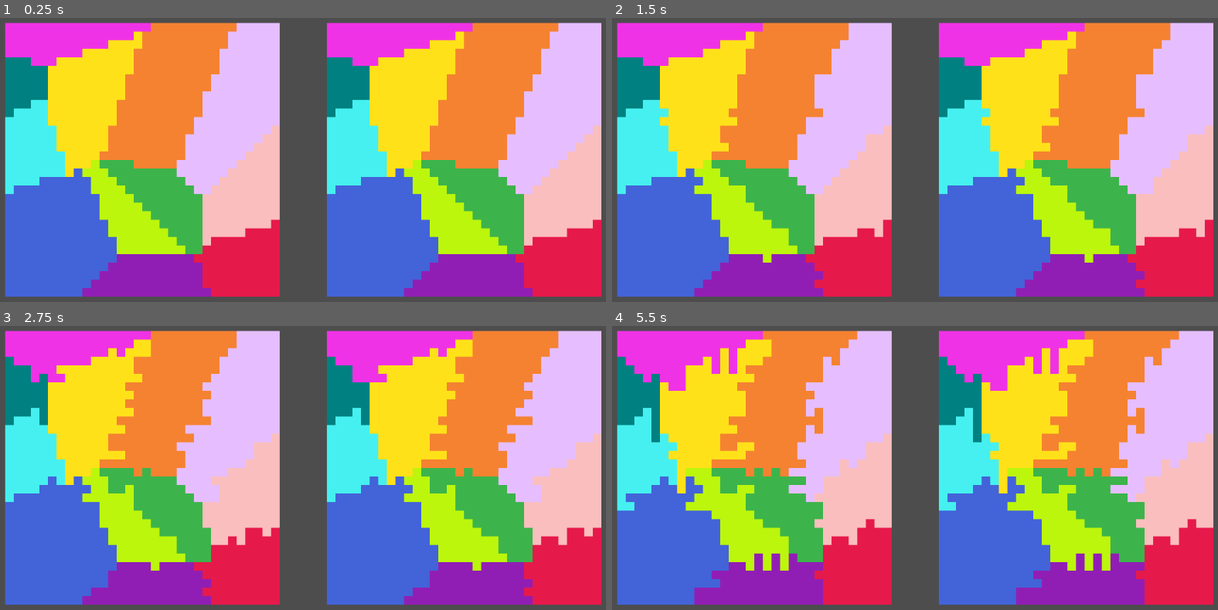
Above: before the commit, frames 1-4 (two rows, left to right).
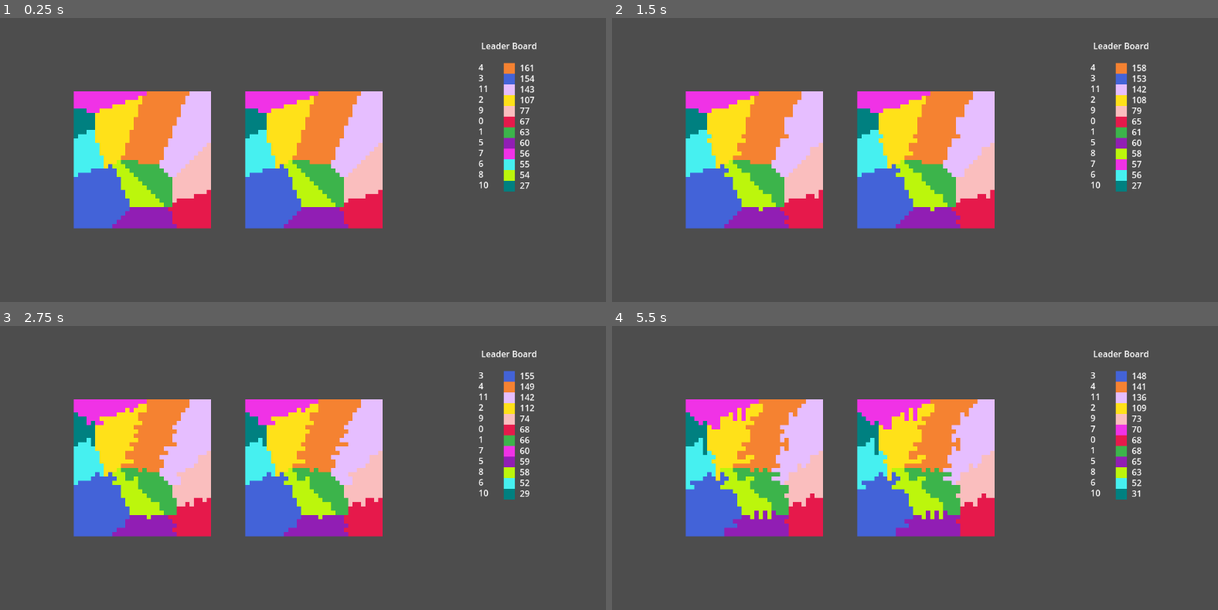
Above: after the commit, the same moments.

Repository: DeclanHarty/RedistrictingProject
Game: Godot game, scene res://main_scene.tscn
Two runs of this game, one before a commit and one after it. Both use one fixed random seed, a clock stepped at 60 frames per second and the inputs below. Before the commit the project has no main scene; this scene is started directly in both runs.
Inputs:
- Up to frame 1 (0.25 s): no input
- Up to frame 2 (1.5 s): tap Enter at 0.5 s
- Up to frame 3 (2.75 s): no input
- Up to frame 4 (5.5 s): no input

The runs differ from the first frame. In frame 1, 87% of the frame differs, in the area x 0-100%, y 1-99%; in frame 2, 87%; in frame 3, 87%; in frame 4, 87%.

Commit message:
Finished Basic Leaderboard

Diff:
--- /dev/null
+++ b/UI Elements/LeaderBoardRecord.tscn
@@ -0,0 +1,37 @@
+[gd_scene load_steps=3 format=3 uid="uid://0doh5tbfxndm"]
+
+[ext_resource type="Script" uid="uid://cnbxd2ik4eqbm" path="res://UI Elements/leader_board_record.gd" id="1_xmmfl"]
+
+[sub_resource type="ImageTexture" id="ImageTexture_svqer"]
+
+[node name="LeaderBoardRecord" type="Control"]
+layout_mode = 3
+anchors_preset = 15
+anchor_right = 1.0
+anchor_bottom = 1.0
+grow_horizontal = 2
+grow_vertical = 2
+script = ExtResource("1_xmmfl")
+
+[node name="DistrictNumber" type="RichTextLabel" parent="."]
+layout_mode = 0
+offset_right = 40.0
+offset_bottom = 23.0
+text = "Num
+"
+
+[node name="DistrictColor" type="TextureRect" parent="."]
+layout_mode = 0
+offset_left = 47.0
+offset_top = 4.0
+offset_right = 68.0
+offset_bottom = 24.0
+texture = SubResource("ImageTexture_svqer")
+
+[node name="DistrictSize" type="RichTextLabel" parent="."]
+layout_mode = 0
+offset_left = 77.0
+offset_top = 1.0
+offset_right = 117.0
+offset_bottom = 41.0
+text = "Num"
--- /dev/null
+++ b/UI Elements/leader_board_record.gd
@@ -0,0 +1,24 @@
+extends Control
+
+var district_number_field
+var district_color_field
+var district_size_field
+
+func _ready():
+	district_number_field = $DistrictNumber
+	district_color_field = $DistrictColor
+	district_size_field = $DistrictSize
+
+
+
+func set_record(district_number, district_color, district_size):
+	district_number_field.text = str(district_number)
+
+	var district_image = Image.create_empty(1,1, true, Image.FORMAT_RGB8)
+	district_image.fill(district_color)
+	district_color_field.texture = ImageTexture.create_from_image(district_image)
+
+	district_size_field.text = str(district_size)
+
+func set_district_size(district_size):
+	district_size_field.text = str(district_size)
--- a/diagram_creator.gd
+++ b/diagram_creator.gd
@@ -1,8 +1,9 @@
 extends Node2D
 
 const COLORS = ['#e6194b', '#3cb44b', '#ffe119', '#4363d8', '#f58231', '#911eb4', '#46f0f0', '#f032e6', '#bcf60c', '#fabebe', '#008080', '#e6beff', '#9a6324', '#fffac8', '#800000', '#aaffc3', '#808000', '#ffd8b1', '#000075', '#808080']
-const CANVAS_WIDTH = 32
-const CANVAS_HEIGHT = 32
+
+@export var CANVAS_WIDTH = 64
+var CANVAS_HEIGHT = CANVAS_WIDTH
 const MOORES_NEIGHBORS = [Vector2i(0,1), Vector2i(1,1),  Vector2i(1,0), Vector2i(1,-1), Vector2i(0,-1), Vector2i(-1,-1), Vector2i(-1,0), Vector2i(-1,1)]
 const CARDINAL_DIRECTIONS = [Vector2i(0,1), Vector2i(0,-1), Vector2i(1,0), Vector2i(-1,0)]
 @export var NUMBER_OF_DISTRICTS = 12
@@ -36,6 +37,7 @@
 
 var BEST_RESULT_SPRITE
 var CURRENT_SPRITE
+var LEADERBOARD
 
 func _ready() -> void:
 	# Initialize the Working and Current Best Images and Textures
@@ -44,9 +46,19 @@
 	best_image = Image.new()
 	best_texture = ImageTexture.new()
 
+	CANVAS_HEIGHT = CANVAS_WIDTH
+
+
 	# Get sprite references
 	BEST_RESULT_SPRITE = $BestMap
 	CURRENT_SPRITE = $CurrentMap
+
+	#Get Leaderboard
+	LEADERBOARD = $Leaderboard
+
+
+	CURRENT_SPRITE.scale /= CANVAS_WIDTH
+	BEST_RESULT_SPRITE.scale /= CANVAS_WIDTH
 	# 2D Array of integers that represents the map where each integer
 	# indicates what district that tile belongs to
 	var district_map  = []
@@ -128,6 +140,14 @@
 	BEST_RESULT_SPRITE.texture = best_texture
 	BEST_RESULT_SPRITE.texture_filter = CanvasItem.TEXTURE_FILTER_NEAREST
 
+	#Get Info for Leaderboard
+	var leaderboard_data = working_state.get_leaderboard_data()
+
+	for i in range(NUMBER_OF_DISTRICTS):
+		leaderboard_data[i].append(COLORS[i])
+
+	LEADERBOARD.start_leaderboard(leaderboard_data)
+
 func _process(delta: float) -> void:
 	if (!running):
 		return
@@ -141,6 +161,10 @@
 		if(working_state.get_score() < best_state.get_score()):
 			print("Best Score : " + str(best_state.get_score()))
 			print("Working Score : " + str(working_state.get_score()))
+			var leaderboard_data = working_state.get_leaderboard_data()
+			for i in range(NUMBER_OF_DISTRICTS):
+				leaderboard_data[i].append(COLORS[i])
+			LEADERBOARD.update_leaderboard(leaderboard_data)
 			best_state.copy_from(working_state)
 
 
--- /dev/null
+++ b/leaderboard.gd
@@ -0,0 +1,28 @@
+extends Control
+
+@export var start_leaderboard_records_position : Vector2
+@export var distance_between_records : float
+@export var number_of_records : int
+
+@export var record_prefab : PackedScene
+
+var records = []
+
+func start_leaderboard(leaderboard_data):
+	leaderboard_data.sort_custom(leaderboard_record_sort)
+
+	for i in range(len(leaderboard_data)):
+		var instance = record_prefab.instantiate()
+		add_child(instance)
+		instance.position = start_leaderboard_records_position + Vector2(0, distance_between_records) * i
+		instance.set_record(leaderboard_data[i][0], leaderboard_data[i][2], leaderboard_data[i][1])
+		records.append(instance)
+
+func update_leaderboard(leaderboard_data):
+	leaderboard_data.sort_custom(leaderboard_record_sort)
+	for i in range(len(leaderboard_data)):
+		records[i].set_record(leaderboard_data[i][0], leaderboard_data[i][2], leaderboard_data[i][1])
+
+
+func leaderboard_record_sort(a, b):
+	return a[1] > b[1]
--- a/main_scene.tscn
+++ b/main_scene.tscn
@@ -1,16 +1,47 @@
-[gd_scene load_steps=2 format=3 uid="uid://bh4kj6gyx4jto"]
+[gd_scene load_steps=6 format=3 uid="uid://bh4kj6gyx4jto"]
 
 [ext_resource type="Script" uid="uid://bp85gl7yqabac" path="res://diagram_creator.gd" id="1_0f027"]
+[ext_resource type="Script" uid="uid://dm60nvo2jpqna" path="res://leaderboard.gd" id="2_gyfs4"]
+[ext_resource type="PackedScene" uid="uid://0doh5tbfxndm" path="res://UI Elements/LeaderBoardRecord.tscn" id="3_d5x1h"]
+
+[sub_resource type="PlaceholderTexture2D" id="PlaceholderTexture2D_0f027"]
+
+[sub_resource type="PlaceholderTexture2D" id="PlaceholderTexture2D_2c62f"]
 
 [node name="Node2D" type="Node2D"]
 script = ExtResource("1_0f027")
+CANVAS_WIDTH = 32
 DISTANCE_FROM_CENTER_DEV_WEIGHT = 200
 running = true
 
 [node name="CurrentMap" type="Sprite2D" parent="."]
-position = Vector2(880.355, 300)
-scale = Vector2(16, 16)
+position = Vector2(600, 300)
+scale = Vector2(256, 256)
+texture = SubResource("PlaceholderTexture2D_0f027")
 
 [node name="BestMap" type="Sprite2D" parent="."]
 position = Vector2(280, 300)
-scale = Vector2(16, 16)
+scale = Vector2(256, 256)
+texture = SubResource("PlaceholderTexture2D_2c62f")
+
+[node name="Leaderboard" type="Control" parent="."]
+layout_mode = 3
+anchors_preset = 0
+offset_left = 964.0
+offset_top = 75.0
+offset_right = 1004.0
+offset_bottom = 115.0
+script = ExtResource("2_gyfs4")
+start_leaderboard_records_position = Vector2(-57.5, 40)
+distance_between_records = 20.0
+number_of_records = 5
+record_prefab = ExtResource("3_d5x1h")
+
+[node name="LeaderBoardTitle" type="RichTextLabel" parent="Leaderboard"]
+layout_mode = 0
+offset_left = -57.0
+offset_right = 58.0
+offset_bottom = 40.0
+pivot_offset = Vector2(57, 0)
+text = "Leader Board"
+horizontal_alignment = 1
--- a/project.godot
+++ b/project.godot
@@ -11,6 +11,7 @@
 [application]
 
 config/name="Districting"
+run/main_scene="uid://bh4kj6gyx4jto"
 config/features=PackedStringArray("4.4", "GL Compatibility")
 config/icon="res://icon.svg"
 
--- a/redistricting_state.gd
+++ b/redistricting_state.gd
@@ -223,3 +223,14 @@
 
 func get_size_std_dev():
 	return size_std_dev
+
+func get_leaderboard_data():
+	var leaderboard_data = []
+	for i in range(NUMBER_OF_DISTRICTS):
+		var district_data = []
+
+		district_data.append(i)
+		district_data.append(district_sizes[i])
+		leaderboard_data.append(district_data)
+
+	return leaderboard_data
Not shown, added: UI Elements/leader_board_record.gd.uid
Not shown, added: leaderboard.gd.uid
